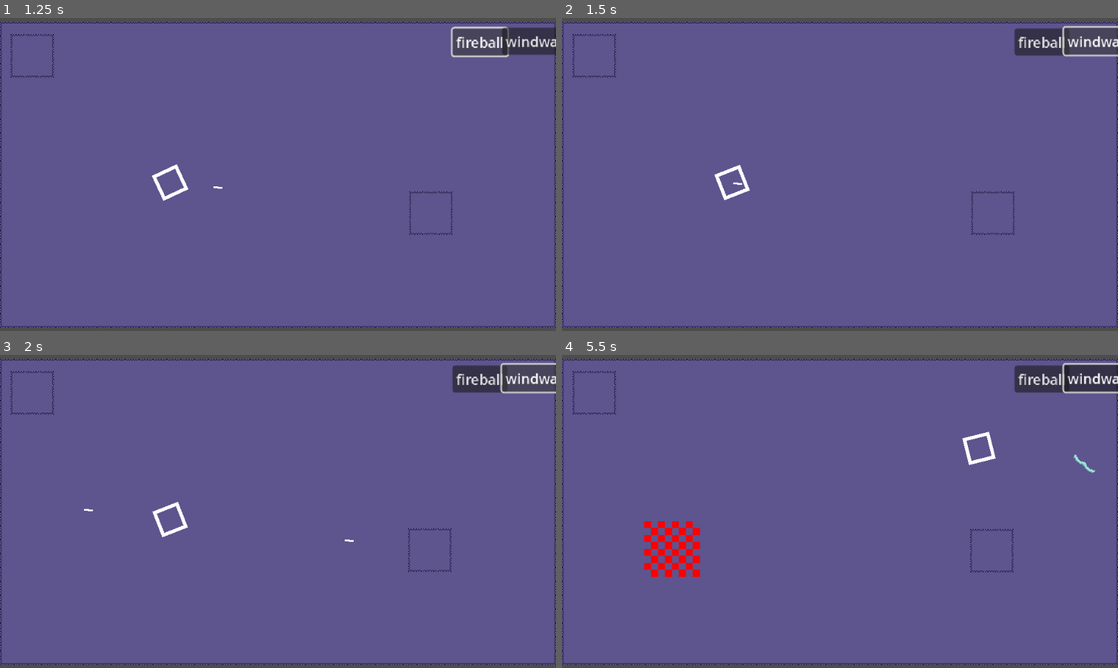
Above: before the commit, frames 1-4 (two rows, left to right).
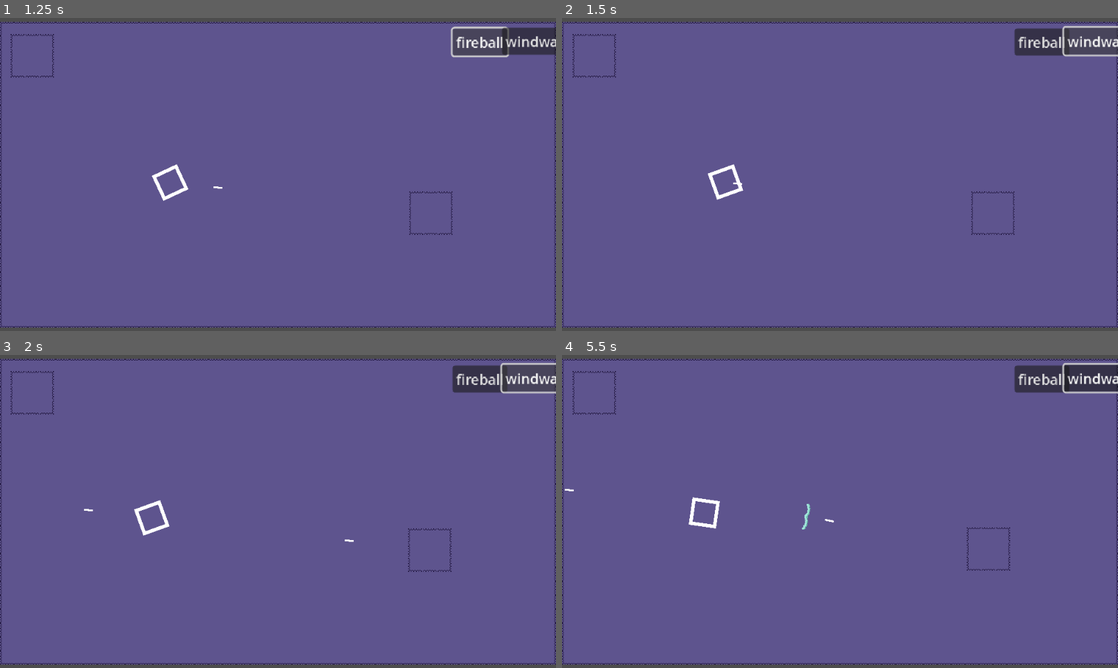
Above: after the commit, the same moments.

Repository: Enoxboo/Project-R
Game: Godot game, scene res://Levels/main_map.tscn
Same seed, same stepped clock (60 frames per second), same inputs: the game is played once before the commit and once after it.
Inputs (mouse positions are in pixels of both pictures, inside the frame that each line leads up to):
- Up to frame 1 (1.25 s): click "fireball" at 0.5 s
- Up to frame 2 (1.5 s): click "windwall" at 1.25 s
- Up to frame 3 (2 s): no input
- Up to frame 4 (5.5 s): move the mouse to (962, 495) at 2.02 s; press the mouse at (962, 495) at 2.03 s; hold D (move_right) 2.03-2.78 s; move the mouse to (728, 527) at 2.77 s; release the mouse at (728, 527) at 2.78 s; hold S (move_down) 2.78-3.53 s; click (728, 527) at 2.85 s; move the mouse to (895, 442) at 3.52 s; press the mouse at (895, 442) at 3.53 s; hold D (move_right) 3.53-4.28 s; tap Space (dash) at 3.6 s; move the mouse to (812, 574) at 4.27 s; release the mouse at (812, 574) at 4.28 s; hold W (move_up) 4.28-5.03 s; right-click (812, 574) at 4.35 s; click (812, 574) at 4.55 s; move the mouse to (1006, 558) at 5.02 s; hold A (move_left) from 5.03 s (still down); hold E (spell_2) from 5.03 s (still down); click (1006, 558) at 5.3 s

Frame 1 is identical in both runs. In frame 2, 0.4% of the frame differs, in the area x 26-34%, y 46-59%; in frame 3, 0.4%; in frame 4, 1.7%, in the area x 0-96%, y 24-71%.

Commit message:
feat(spells): add wind fire combo

Diff:
--- a/Combat/mana_zone.gd
+++ b/Combat/mana_zone.gd
@@ -3,6 +3,7 @@
 @onready var sprite: Sprite2D = $Sprite
 
 var element: String
+
 
 func _ready() -> void:
 	if element == "Fire":
--- a/Enemies/base_enemy.gd
+++ b/Enemies/base_enemy.gd
@@ -14,10 +14,12 @@
 var current_health: int
 var can_attack = true
 
+
 func _ready() -> void:
 	current_health = max_health
 	sprite.texture = data.sprite
 	player = get_tree().get_first_node_in_group("Player")
+
 
 func _on_hitbox_area_entered(area: Area2D) -> void:
 	var direction: Vector2 = (area.global_position - global_position).normalized()
--- /dev/null
+++ b/Player/Combos/combo_manager.gd
@@ -0,0 +1,12 @@
+extends Node
+
+class_name ComboManager
+
+const FIRE_TORNADO = preload("uid://s5ymxwbjo312")
+
+
+static func fire_tornado(proj) -> void:
+	var combo_instance = FIRE_TORNADO.instantiate()
+	combo_instance.global_position = proj.global_position
+	combo_instance.direction = proj.direction
+	proj.get_parent().add_child(combo_instance)
--- /dev/null
+++ b/Player/Combos/fire_tornado.gd
@@ -0,0 +1,18 @@
+extends Spell
+
+var rotation_speed: float = 100.0
+var direction: Vector2
+
+
+func _ready() -> void:
+	collision_mask = 64
+	speed = 300.0
+
+
+func _physics_process(delta: float) -> void:
+	rotate(rotation_speed * delta)
+	position += direction * speed * delta
+
+
+func _on_area_entered(area: Area2D) -> void:
+	area.burn(3, 2)
--- /dev/null
+++ b/Player/Combos/fire_tornado.tscn
@@ -0,0 +1,12 @@
+[gd_scene load_steps=3 format=3 uid="uid://s5ymxwbjo312"]
+
+[ext_resource type="PackedScene" uid="uid://coxir11tq0h7h" path="res://Player/Spells/Spells.tscn" id="1_jr34y"]
+[ext_resource type="Script" uid="uid://bdumenpy5wkg7" path="res://Player/Combos/fire_tornado.gd" id="2_nws6n"]
+
+[node name="FireTornado" instance=ExtResource("1_jr34y")]
+script = ExtResource("2_nws6n")
+
+[node name="Sprite2D" parent="." index="1"]
+scale = Vector2(4, 4)
+
+[connection signal="area_entered" from="." to="." method="_on_area_entered"]
--- a/Player/Movesets/main_moveset.gd
+++ b/Player/Movesets/main_moveset.gd
@@ -21,6 +21,7 @@
 	player.can_spell_1 = false
 	player.spell1_instance.cast(player)
 
+
 func spell_2(player: Player) -> void:
 	if not player.spell2_instance or not player.can_spell_2:
 		return
--- a/Player/Spells/Fire/fire_ball.gd
+++ b/Player/Spells/Fire/fire_ball.gd
@@ -11,14 +11,16 @@
 var cooldown: float = 3.0
 var size: Vector2 = Vector2(10.0, 14.0)
 
+
 func _on_area_entered(area: Area2D, proj: Projectile) -> void:
 	call_deferred("on_hit", area, proj)
+
 
 func on_hit(area: Area2D, proj: Projectile) -> void:
 	if area.owner.is_in_group("Enemy"):
 		spawn_zone(area)
 	elif area.owner.is_in_group("SpellWind"):
-		ComboManager.fire_tornado(area.global_position)
+		ComboManager.fire_tornado(proj)
 		area.owner.queue_free()
 		proj.queue_free()
 
@@ -26,11 +28,13 @@
 func apply_spell(projectile: Projectile) -> void:
 	spawn_zone(projectile)
 
+
 func spawn_zone(parent: Node2D) -> void:
 	var zone = MANA_ZONE.instantiate()
 	zone.element = "Fire"
 	parent.get_tree().current_scene.add_child(zone)
 	zone.global_position = parent.global_position
+
 
 func cast(player) -> bool:
 	if not super.cast(player):
--- a/Player/Spells/Spells.tscn
+++ b/Player/Spells/Spells.tscn
@@ -4,6 +4,7 @@
 [ext_resource type="Texture2D" uid="uid://b2qji8hvgq83i" path="res://Player/_Sprites/fire.png" id="1_lnlkt"]
 
 [sub_resource type="RectangleShape2D" id="RectangleShape2D_inm8w"]
+size = Vector2(40, 56)
 
 [node name="Spells" type="Area2D"]
 collision_layer = 16
@@ -18,5 +19,3 @@
 
 [node name="Timer" type="Timer" parent="."]
 one_shot = true
-
-[connection signal="area_entered" from="." to="." method="_on_area_entered"]
--- a/Player/Spells/Wind/wind_wall.gd
+++ b/Player/Spells/Wind/wind_wall.gd
@@ -9,6 +9,7 @@
 var windwall_stun: float = 0
 var cooldown: float = 3.0
 var size: Vector2 = Vector2(6.0, 30.0)
+
 
 func _on_area_entered(area: Area2D) -> void:
 	if area.owner.is_in_group("Projectile"):
--- a/Player/Spells/combo_manager.gd
+++ /dev/null
@@ -1,6 +0,0 @@
-extends Node
-
-class_name ComboManager
-
-static func fire_tornado(position) -> void:
-	print("fire tornado : " + str(position))
--- a/Projectiles/projectile.gd
+++ b/Projectiles/projectile.gd
@@ -25,6 +25,7 @@
 var is_attack = true
 
 var direction: Vector2 = Vector2(1.0, 0.0)
+
 
 func set_collision_size(new_size: Vector2) -> void:
 	collision_shape.shape.size = new_size
@@ -54,12 +55,13 @@
 	if timer.is_stopped():
 		queue_free()
 
-
 	position += direction * speed * delta
 
+
 func _on_area_2d_area_entered(area: Area2D) -> void:
-	if area.owner.is_in_group("Enemy") and is_attack:
+	if area.has_method("take_damage") and is_attack:
 		area.take_damage(damage, direction, stun_duration)
+
 
 func apply_spell():
 	pass
--- a/StateMachine/States/attack_projectile.gd
+++ b/StateMachine/States/attack_projectile.gd
@@ -4,8 +4,10 @@
 	await attack()
 	finished.emit(CHASE)
 
+
 func physics_update(_delta: float) -> void:
 	parent.move_and_slide()
+
 
 func attack() -> void:
 	parent.can_attack = false
--- a/StateMachine/States/dash.gd
+++ b/StateMachine/States/dash.gd
@@ -5,9 +5,11 @@
 		await dash()
 	finished.emit(MOVE)
 
+
 func physics_update(delta: float) -> void:
 	parent.velocity = parent.velocity.move_toward(Vector2.ZERO, 500 * delta)
 	parent.move_and_slide()
+
 
 func dash() -> void:
 	parent.can_dash = false
--- a/UI/spell_selector_button.gd
+++ b/UI/spell_selector_button.gd
@@ -18,6 +18,7 @@
 	button_spell_1.text = spell_1_name
 	button_spell_2.text = spell_2_name
 
+
 func _on_button_spell_1_button_down() -> void:
 	player.spell1_instance = SPELLS[spell_1_name].new()
 	player.spell_1_cooldown.wait_time = player.spell1_instance.cooldown
Renamed: Player/Spells/combo_manager.gd.uid -> Player/Combos/combo_manager.gd.uid
Not shown, added: Player/Combos/fire_tornado.gd.uid
